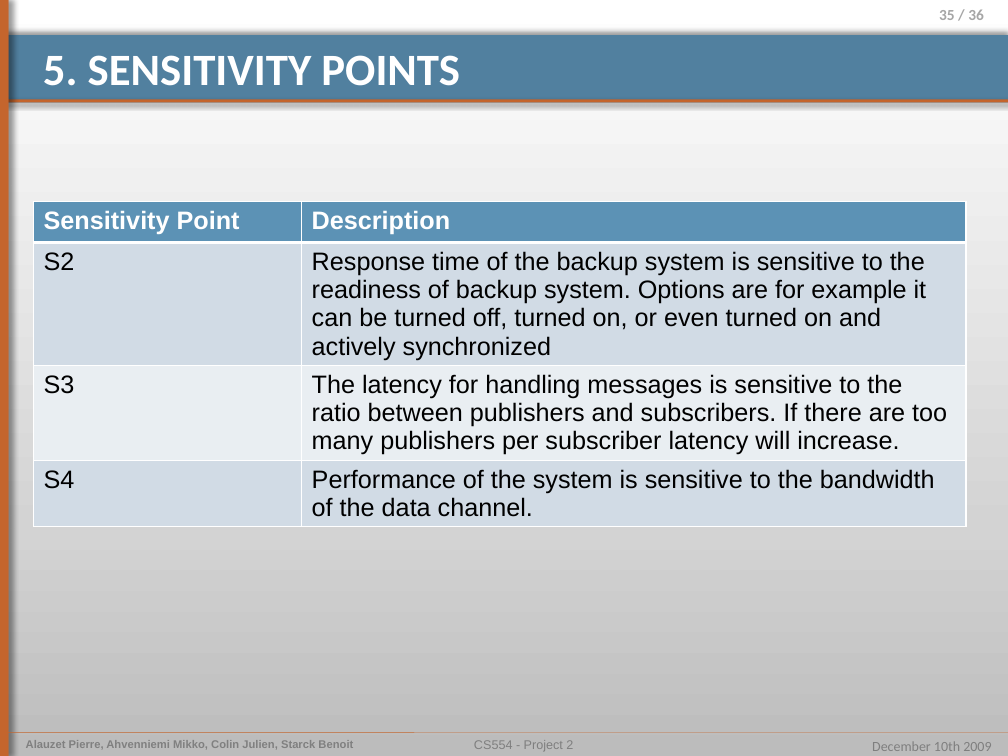
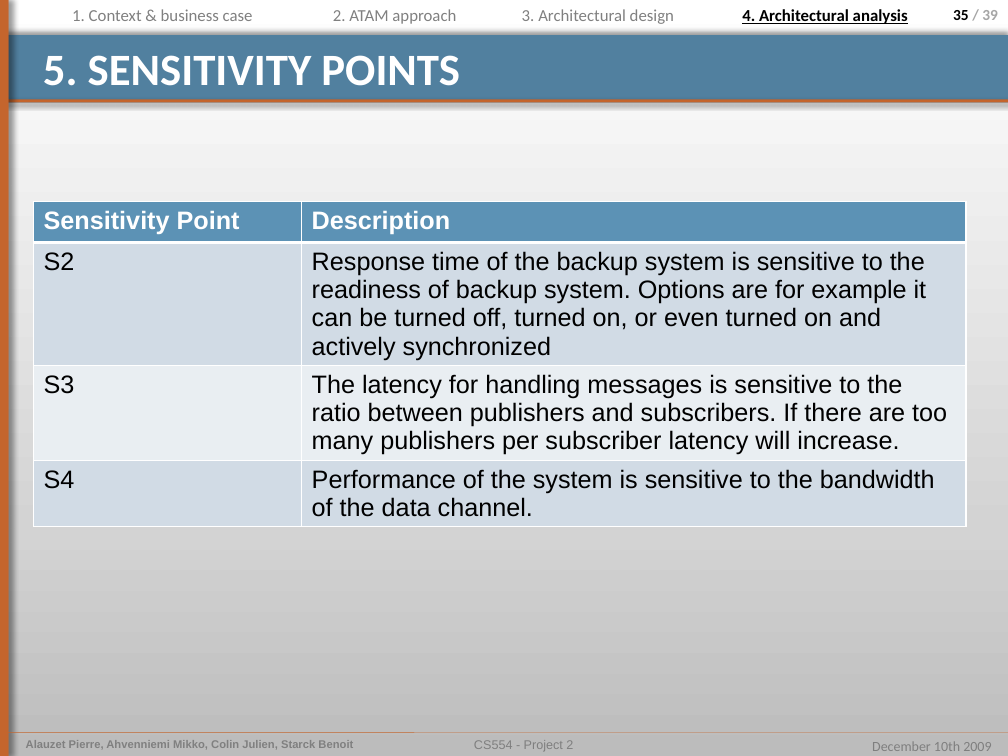
Before and after one commit to pierrealauzet/euroteam, a slide deck: slide 35 of Project 2/PartFinal/CS554_EuroTeam_Project2_Final.pptx. Drawn at 1008x756 pixels with LibreOffice and Linux fonts; fonts in the diff are those of the drawing. Boxes give left, top, right and bottom in pixels: in the first picture for what was removed or moved away, otherwise in the second. Text is boxed around its words. In the diff, an @@ line names an element or a change of style, - is before the commit and + after.

```diff
--- a/Project 2/PartFinal/CS554_EuroTeam_Project2_Final.pptx
+++ b/Project 2/PartFinal/CS554_EuroTeam_Project2_Final.pptx
@@ text added at (72, 9, 253, 21), 12 pt, text #808080 @@
+1. Context & business case
@@ text added at (333, 9, 456, 24), 12 pt, text #808080 @@
+2. ATAM approach
@@ text added at (522, 9, 674, 24), 12 pt, text #808080 @@
+3. Architectural design
@@ text added at (742, 9, 908, 24), 12 pt, text #000000, bold, underline @@
+4. Architectural analysis
@@ page number at (953, 10, 998, 20): text changed @@
-35 / 36
+35 / 39
```
Also in this commit, not shown: 32 other slides changed, 1 slide removed.
